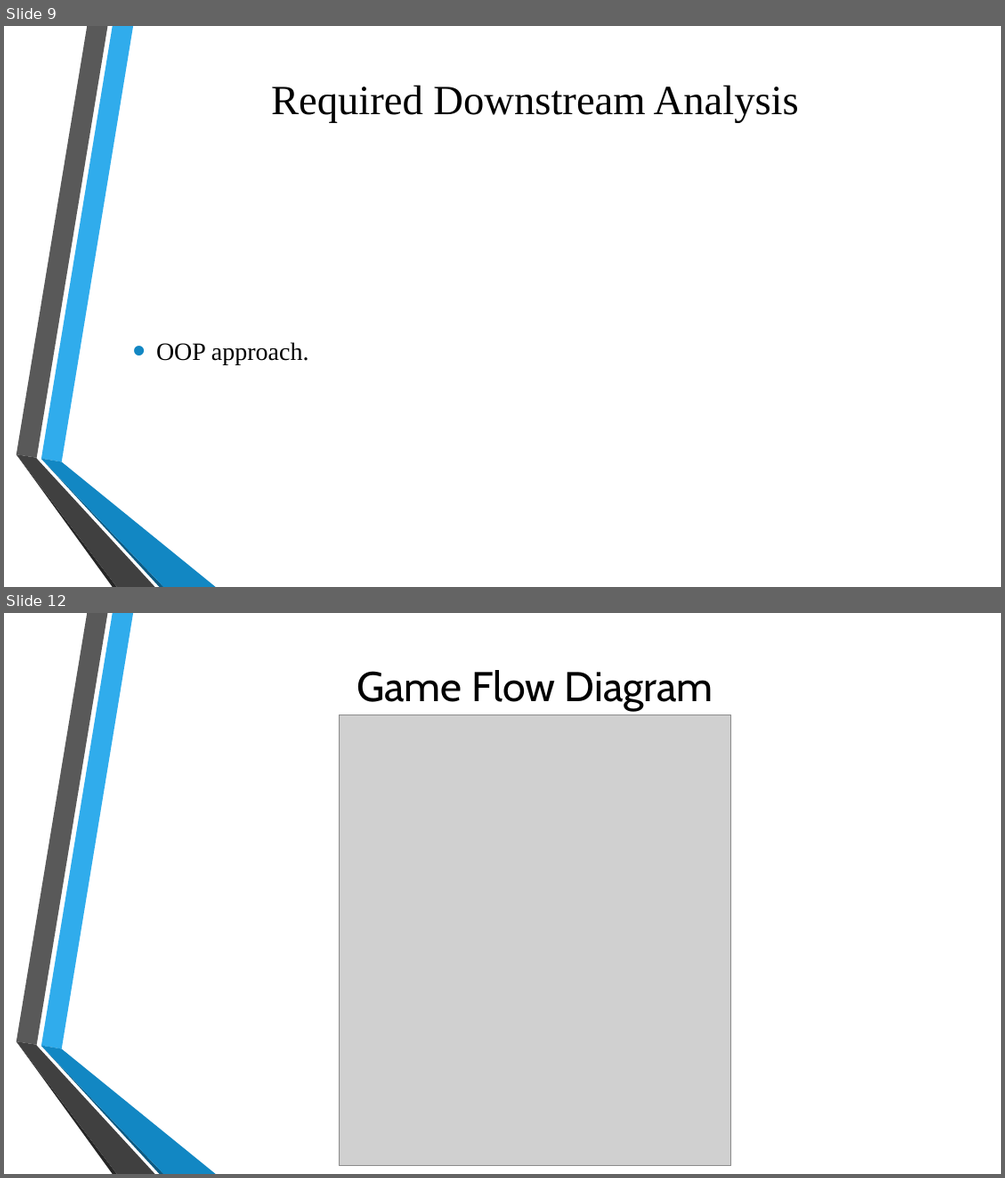
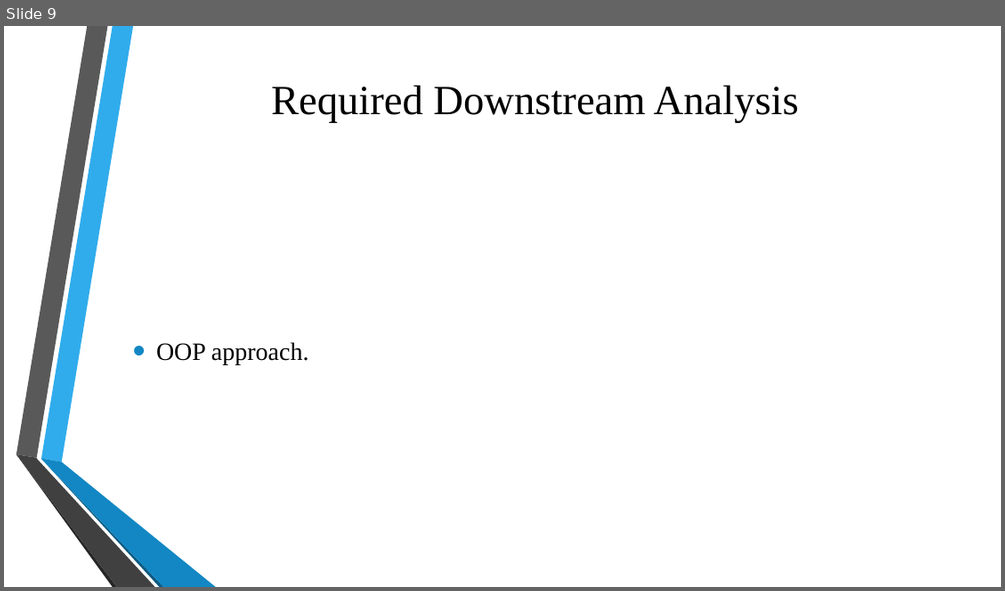
Before and after one commit to myz540/fantasy_analytics, a slide deck: fantasy_analytics_PP.pptx. Shown one above the other, each under a label of ours: slides 9 and 12 before the commit, slide 9 after it; the slides between them are not shown. The pictures are 1005x1178 and 1005x591 pixels, drawn with LibreOffice and Linux fonts; fonts in the diff are those of the drawing; grey boxes stand for pictures; background and template pictures are left out. Boxes give left, top, right and bottom in pixels: in the first picture for what was removed or moved away, otherwise in the second. Text is boxed around its words. In the diff, an @@ line names an element or a change of style, - is before the commit and + after.

```diff
--- a/fantasy_analytics_PP.pptx
+++ b/fantasy_analytics_PP.pptx
@@ slide 12 removed at (4, 613, 1001, 1174), background picture (left out); not listed: 6 template elements that a slide beside it also shows @@
@@ title removed at (356, 670, 713, 711) @@
-Game Flow Diagram
@@ picture removed at (339, 714, 732, 1166) @@
```
Also in this commit, not shown: 3 other slides removed, 2 other files.
